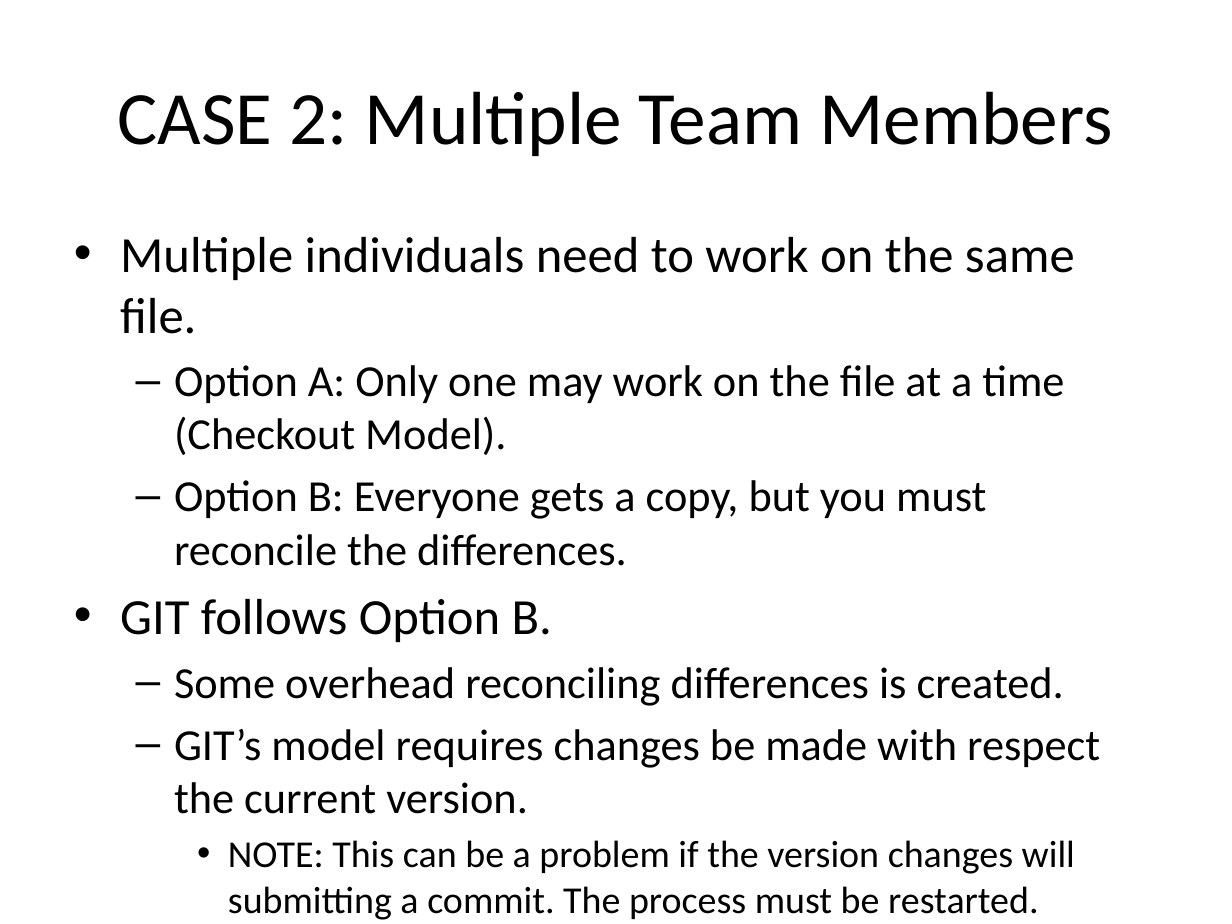
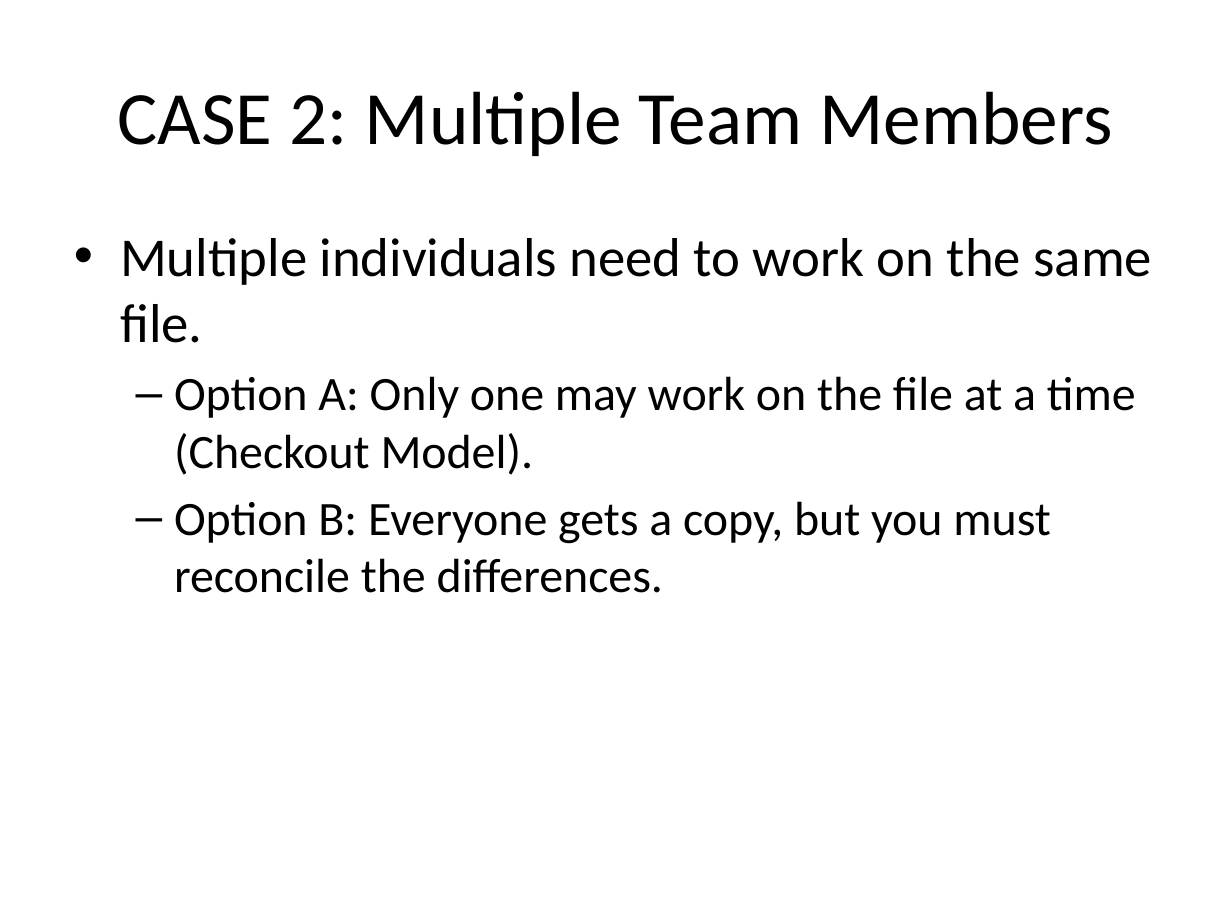
Before and after one commit to c3h899/GIT_Presentatation, a slide deck: slide 6 of Version Control & GIT.pptx (slide 5 before the commit). Drawn at 1232x924 pixels with LibreOffice and Linux fonts; fonts in the diff are those of the drawing. Boxes give left, top, right and bottom in pixels: in the first picture for what was removed or moved away, otherwise in the second. Text is boxed around its words. In the diff, an @@ line names an element or a change of style, - is before the commit and + after.

```diff
--- a/Version Control & GIT.pptx
+++ b/Version Control & GIT.pptx
@@ text "Multiple individuals need to work ..." at <box>120,238,1152,593</box>: size 29.6 to 32 pt in "Multiple individuals need to work on the ..."; size 25.9 to 28 pt in "Option A: Only one may work on ...", "Option B: Everyone gets a copy, but ..." @@
@@ text at <box>120,599,1100,920</box>: paragraphs removed @@
-• GIT follows Option B.
-  – Some overhead reconciling differences is created.
-  – GIT’s model requires changes be made with respect the current version.
-    • NOTE: This can be a problem if the version changes will submitting a commit. The process must be restarted.
```
Also in this commit, not shown: 2 other slides changed, 6 slides added.
